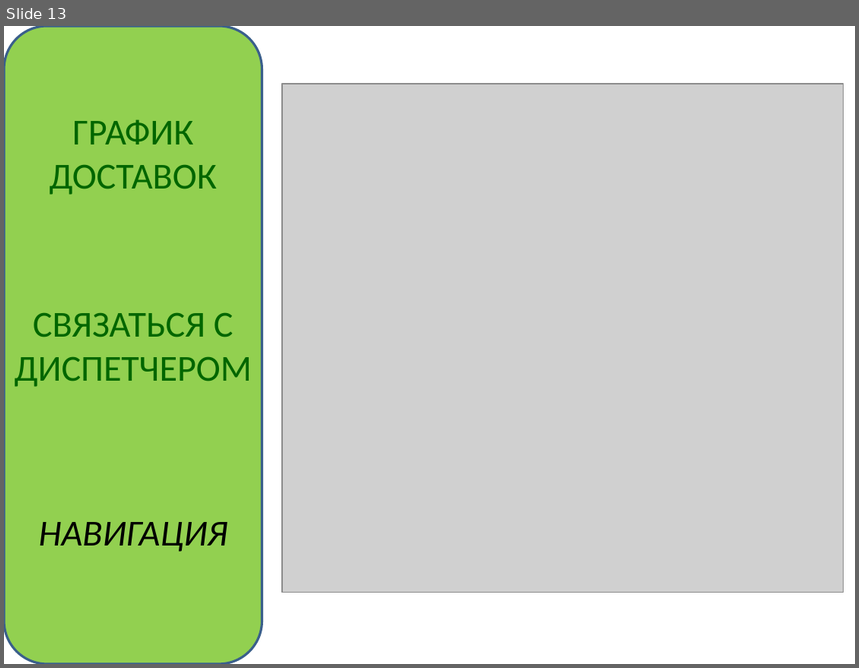
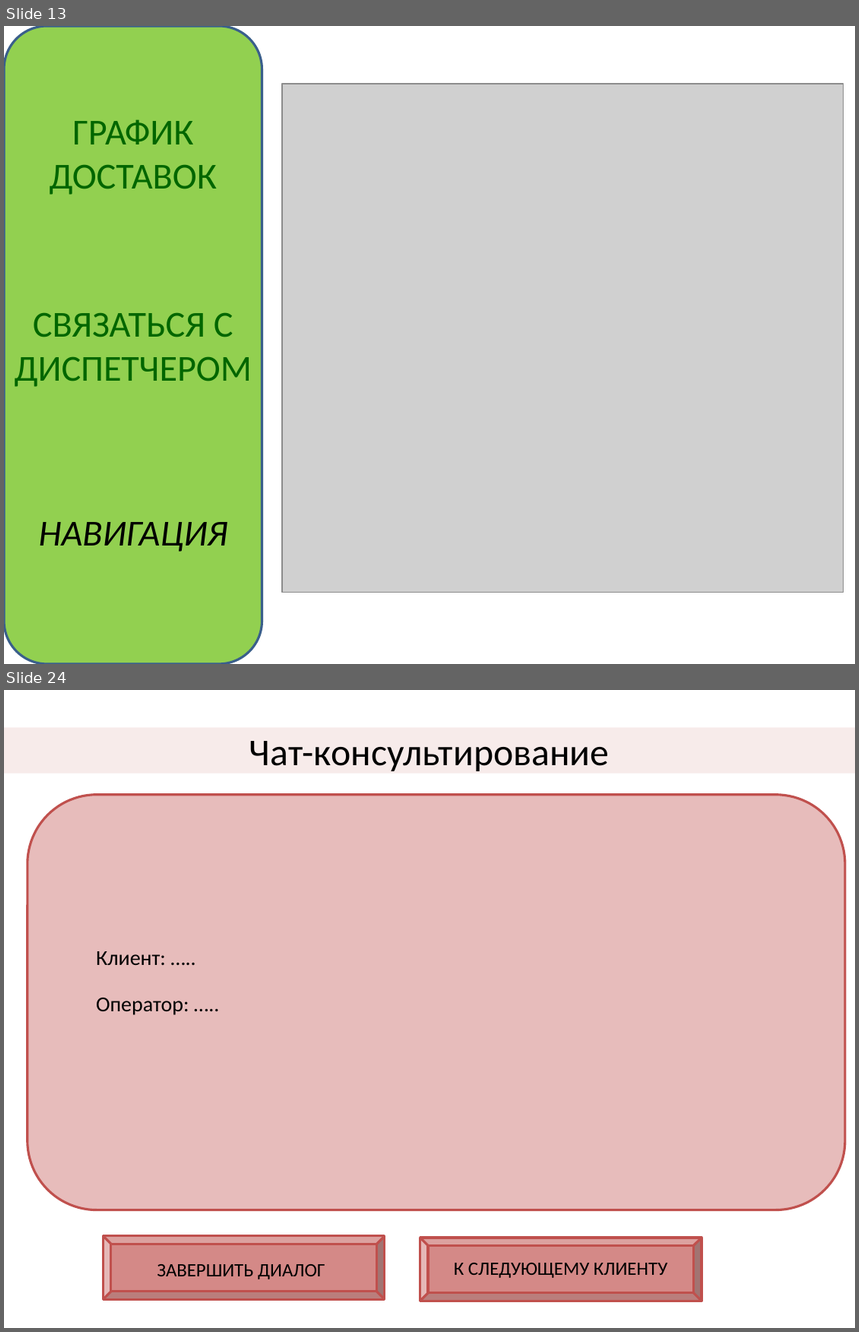
Before and after one commit to KovalAnastasia/ShipIT, a slide deck: 2. Понимание потребностей пользователей/2_2_4_Raskadrovka.pptx. Shown one above the other, each under a label of ours: slide 13 before the commit, slides 13 and 24 after it; the slides between them are not shown. The pictures are 859x668 and 859x1332 pixels, drawn with LibreOffice and Linux fonts; fonts in the diff are those of the drawing; grey boxes stand for pictures. Boxes give left, top, right and bottom in pixels: in the first picture for what was removed or moved away, otherwise in the second. Text is boxed around its words. In the diff, an @@ line names an element or a change of style, - is before the commit and + after.

```diff
--- a/2. Понимание потребностей пользователей/2_2_4_Raskadrovka.pptx
+++ b/2. Понимание потребностей пользователей/2_2_4_Raskadrovka.pptx
@@ slide 24 added at (4,690,855,1328), background #FFFFFF @@
@@ title added at (4,727,855,774), fill #D99694 at 19% opacity, 32 pt, text #000000 @@
+Чат-консультирование
@@ rounded rectangle added at (28,795,846,1210), fill #C0504D at 38% opacity, outline #C0504D 2 pt @@
@@ text added at (96,951,166,965), 18 pt, text #000000 @@
+Клиент: …..
@@ text added at (96,998,189,1015), 18 pt, text #000000 @@
+Оператор: …..
@@ bevel added at (104,1236,386,1300), fill #C0504D at 67% opacity, outline #C0504D 2 pt @@
@@ bevel added at (420,1238,702,1301), fill #C0504D at 67% opacity, outline #C0504D 2 pt @@
@@ text added at (157,1265,325,1280), 16 pt, text #000000 @@
+ЗАВЕРШИТЬ ДИАЛОГ
@@ text added at (454,1263,668,1278), 16 pt, text #000000 @@
+К СЛЕДУЮЩЕМУ КЛИЕНТУ
```
Also in this commit, not shown: 12 other slides added.
